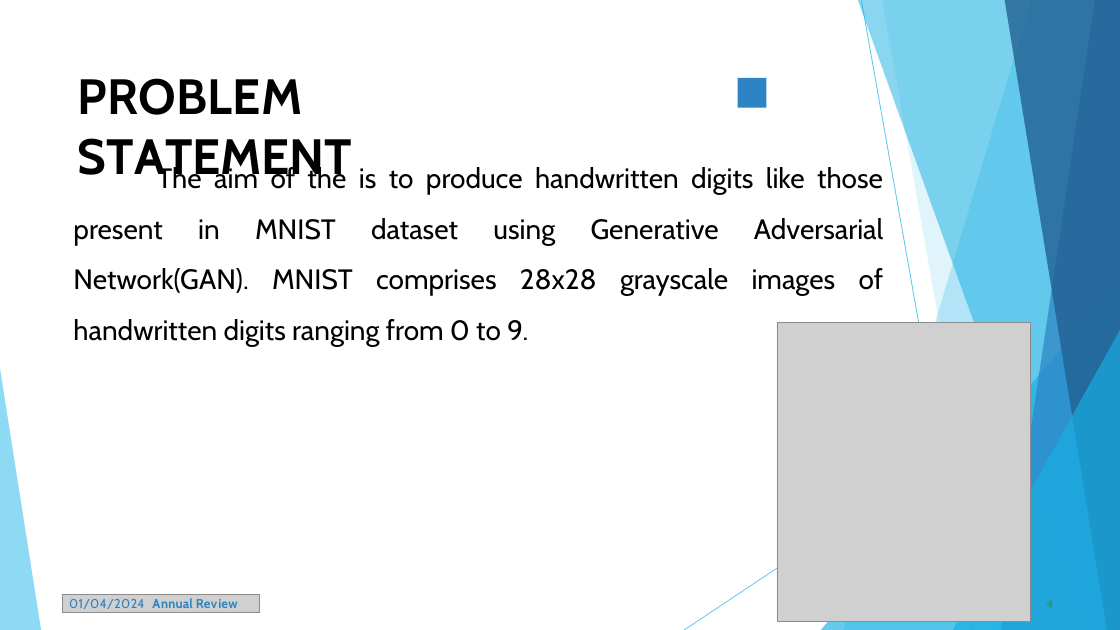
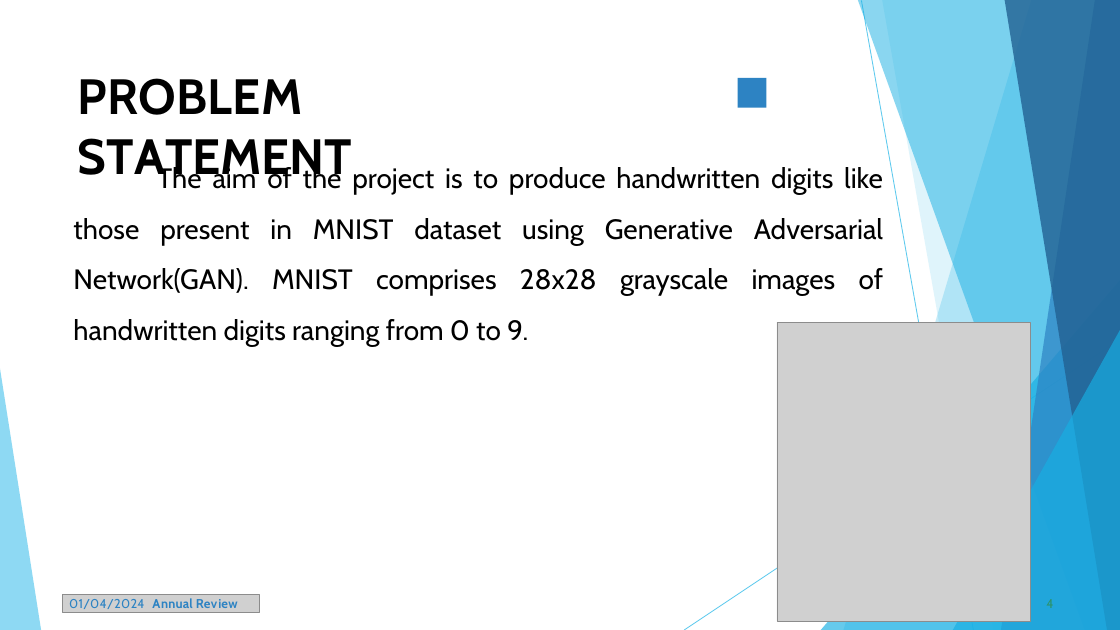
Before and after one commit to Kamal-Chander/GAN-Naan-Mudhalvan-Handwritten-Digit-Generation, a slide deck: slide 4 of GAN Naan Mudhalvan Handwritten Digit Generation.pptx. Drawn at 1120x630 pixels with LibreOffice and Linux fonts; fonts in the diff are those of the drawing; grey boxes stand for pictures. Boxes give left, top, right and bottom in pixels: in the first picture for what was removed or moved away, otherwise in the second. Text is boxed around its words. In the diff, an @@ line names an element or a change of style, - is before the commit and + after.

Commit message:
ppt changes done

```diff
--- a/GAN Naan Mudhalvan Handwritten Digit Generation.pptx
+++ b/GAN Naan Mudhalvan Handwritten Digit Generation.pptx
@@ text at [73, 165, 884, 346]: text changed @@
-The aim of the is to produce handwritten digits like those present in MNIST dataset using Generative Adversarial Network(GAN). MNIST comprises 28x28 grayscale images of handwritten digits ranging from 0 to 9.
+The aim of the project is to produce handwritten digits like those present in MNIST dataset using Generative Adversarial Network(GAN). MNIST comprises 28x28 grayscale images of handwritten digits ranging from 0 to 9.
```
